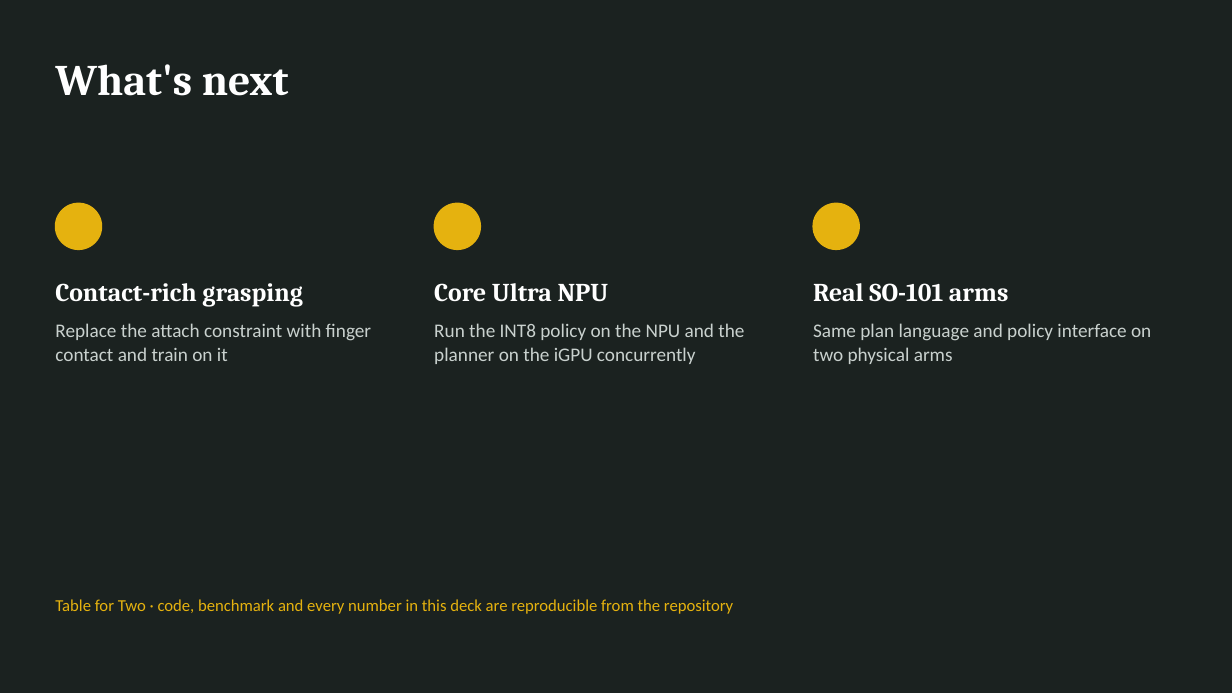
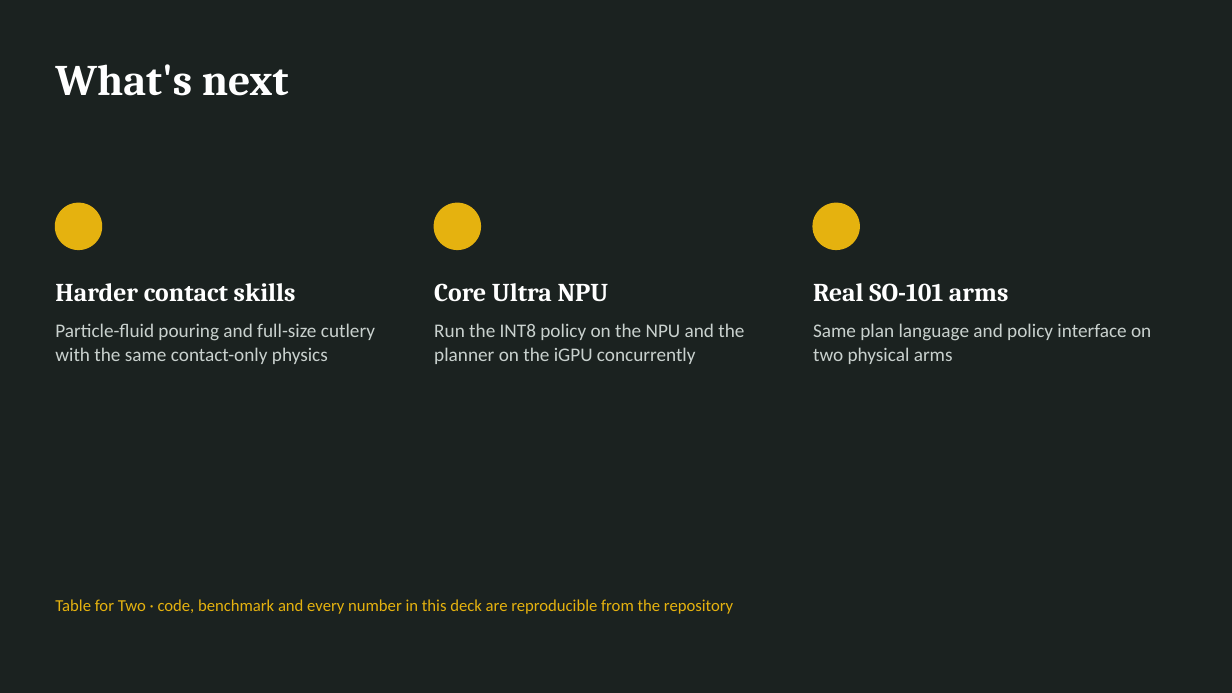
Before and after one commit to suzyeth/table-for-two, a slide deck: slide 8 of docs/slides/table_for_two.pptx. Drawn at 1232x693 pixels with LibreOffice and Linux fonts; fonts in the diff are those of the drawing. Boxes give left, top, right and bottom in pixels: in the first picture for what was removed or moved away, otherwise in the second. Text is boxed around its words. In the diff, an @@ line names an element or a change of style, - is before the commit and + after.

```diff
--- a/docs/slides/table_for_two.pptx
+++ b/docs/slides/table_for_two.pptx
@@ text at (x1=55, y1=283, x2=296, y2=302): text changed @@
-Contact-rich grasping
+Harder contact skills
@@ text at (x1=55, y1=323, x2=375, y2=364): text changed @@
-Replace the attach constraint with finger contact and train on it
+Particle-fluid pouring and full-size cutlery with the same contact-only physics
```
Also in this commit, not shown: 6 other slides changed, 4 other files.
